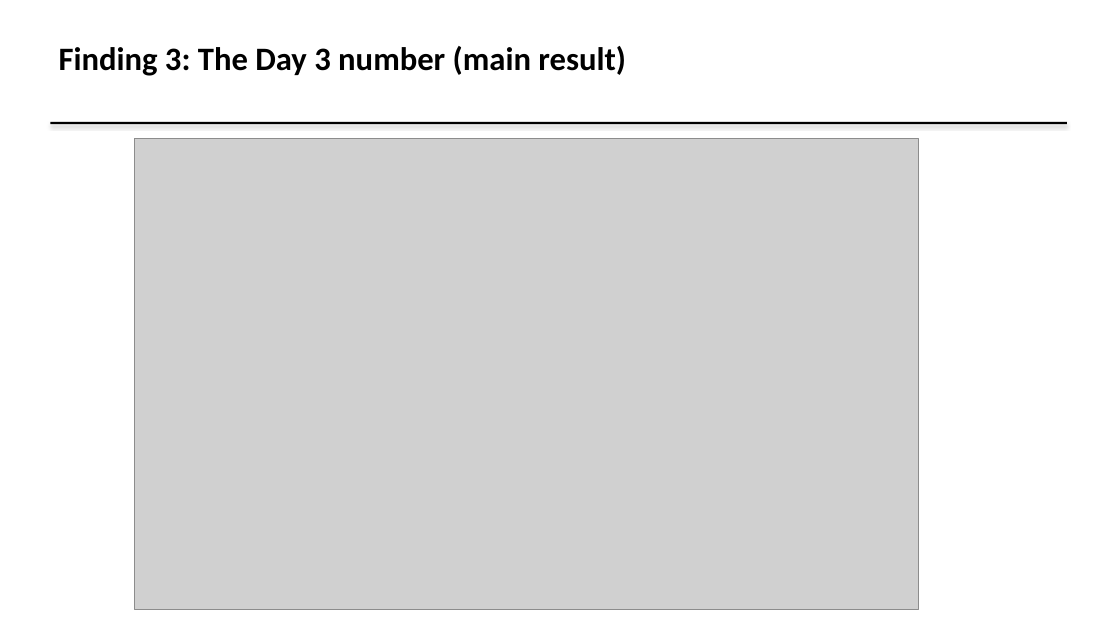
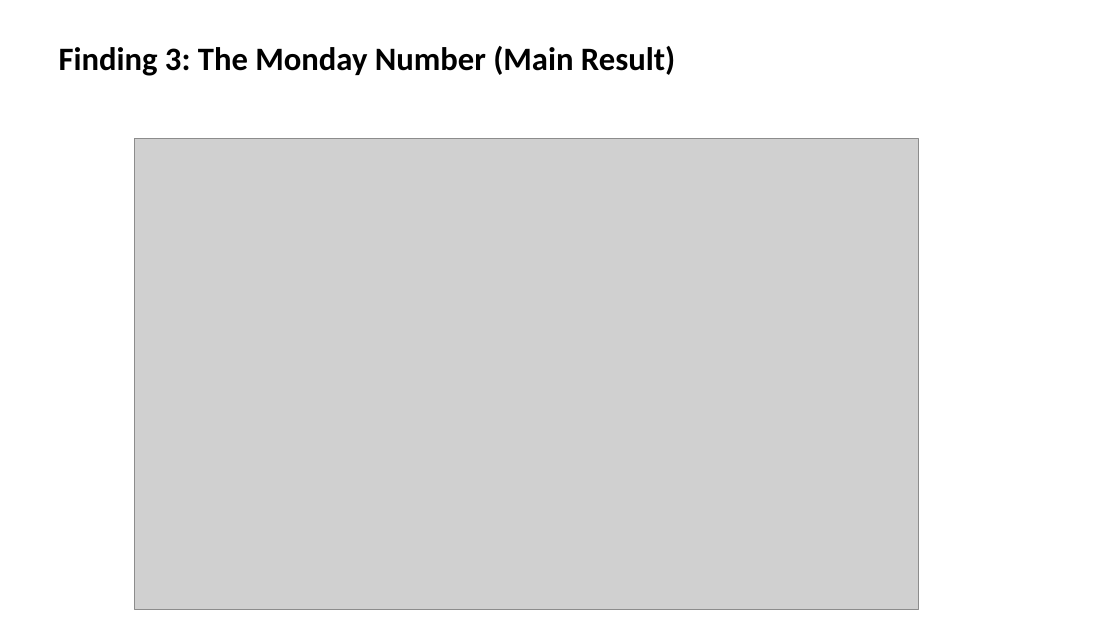
Before and after one commit to GAURI-cpu/ReleaseDayMovie, a slide deck: slide 8 of report/Release Day Radar Slides.pptx. Drawn at 1120x630 pixels with LibreOffice and Linux fonts; fonts in the diff are those of the drawing; grey boxes stand for pictures. Boxes give left, top, right and bottom in pixels: in the first picture for what was removed or moved away, otherwise in the second. Text is boxed around its words. In the diff, an @@ line names an element or a change of style, - is before the commit and + after.

```diff
--- a/report/Release Day Radar Slides.pptx
+++ b/report/Release Day Radar Slides.pptx
@@ text at (59, 46, 675, 76): text changed @@
-Finding 3: The Day 3 number (main result)
+Finding 3: The Monday Number (Main Result)
@@ rectangle removed at (50, 122, 1067, 124) @@
```
Also in this commit, not shown: 7 other slides changed, 1 slide added, 1 slide removed, 3 other files.
